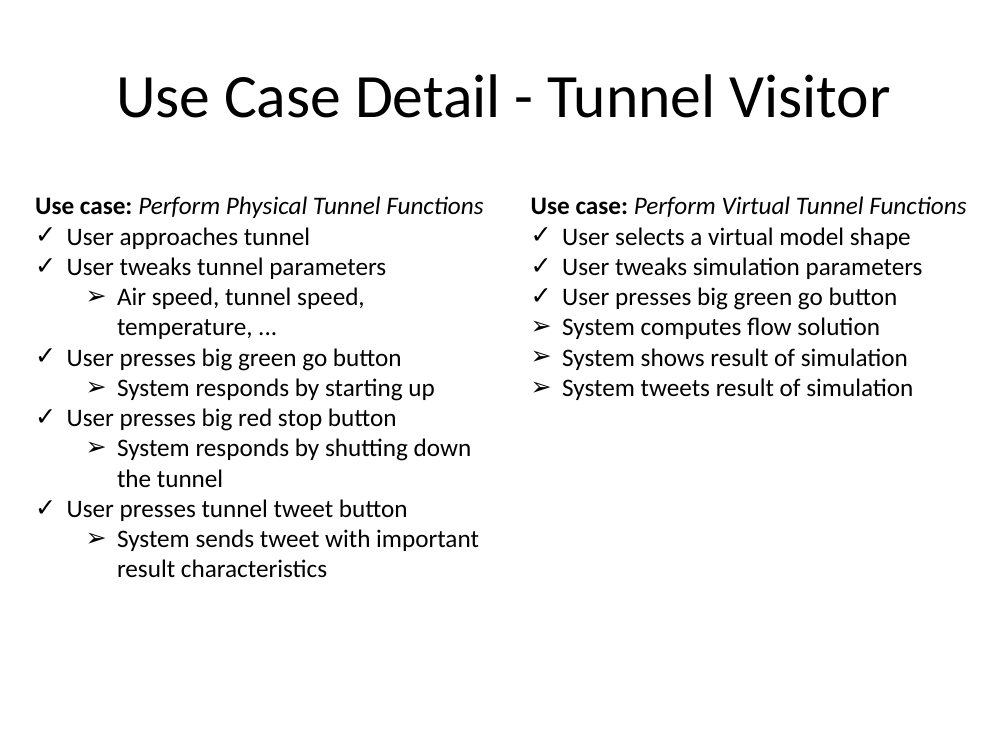
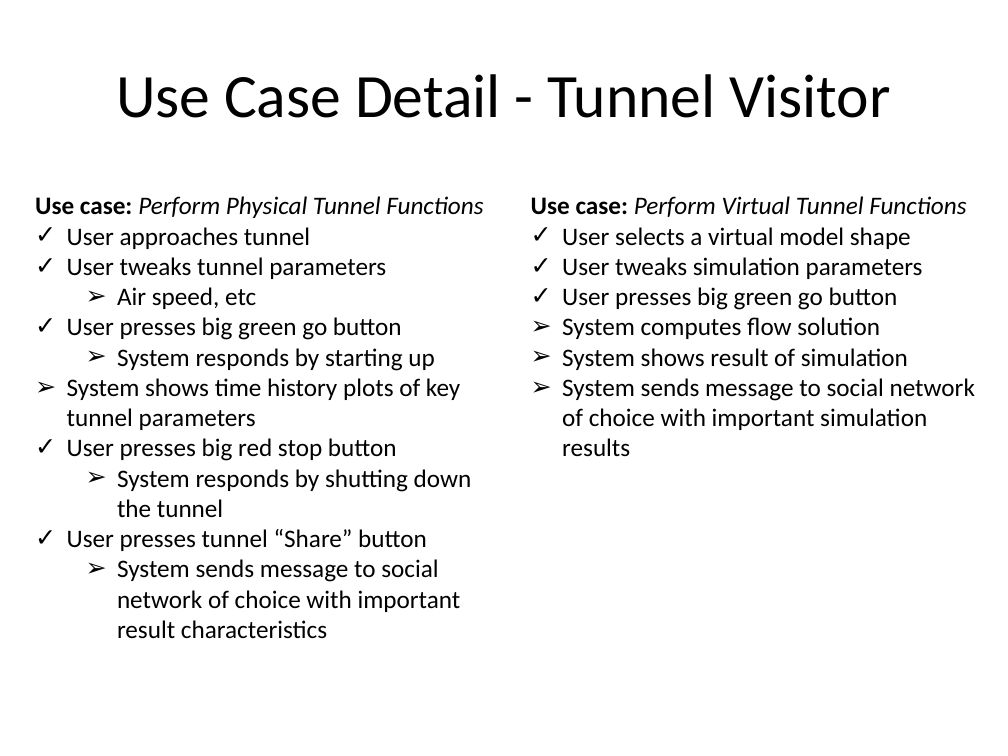
Before and after one commit to mplynch/tunnelk, a slide deck: slide 5 of doc/tunnelk Status - 2011-09-08.pptx. Drawn at 1008x756 pixels with LibreOffice and Linux fonts; fonts in the diff are those of the drawing. Boxes give left, top, right and bottom in pixels: in the first picture for what was removed or moved away, otherwise in the second. Text is boxed around its words. In the diff, an @@ line names an element or a change of style, - is before the commit and + after.

```diff
--- a/doc/tunnelk Status - 2011-09-08.pptx
+++ b/doc/tunnelk Status - 2011-09-08.pptx
@@ text at bbox=[117, 287, 256, 309]: text changed @@
-  ➢ Air speed, tunnel speed, temperature, ...
+  ➢ Air speed, etc
@@ text at bbox=[67, 378, 460, 430]: paragraph added @@
+➢ System shows time history plots of key tunnel parameters
@@ text at bbox=[562, 378, 975, 457]: text changed @@
-➢ System tweets result of simulation
+➢ System sends message to social network of choice with important simulation results
@@ text at bbox=[67, 529, 461, 639]: text changed @@
-✓ User presses tunnel tweet button
-  ➢ System sends tweet with important result characteristics
+✓ User presses tunnel “Share” button
+  ➢ System sends message to social network of choice with important result characteristics
```
Also in this commit, not shown: 2 other slides changed.
